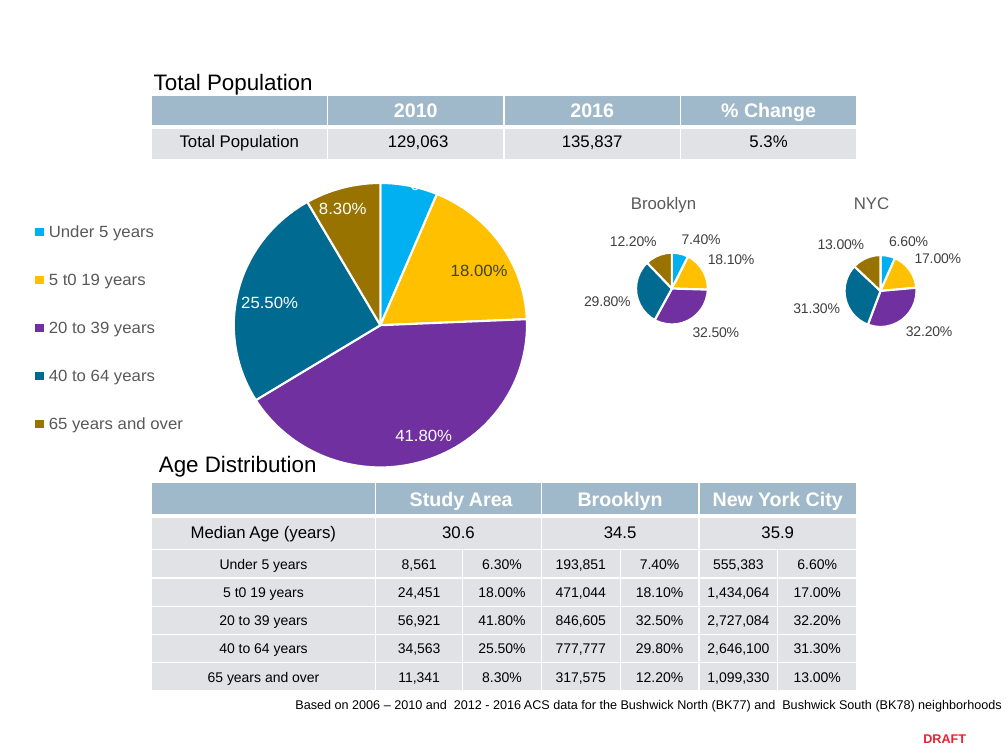
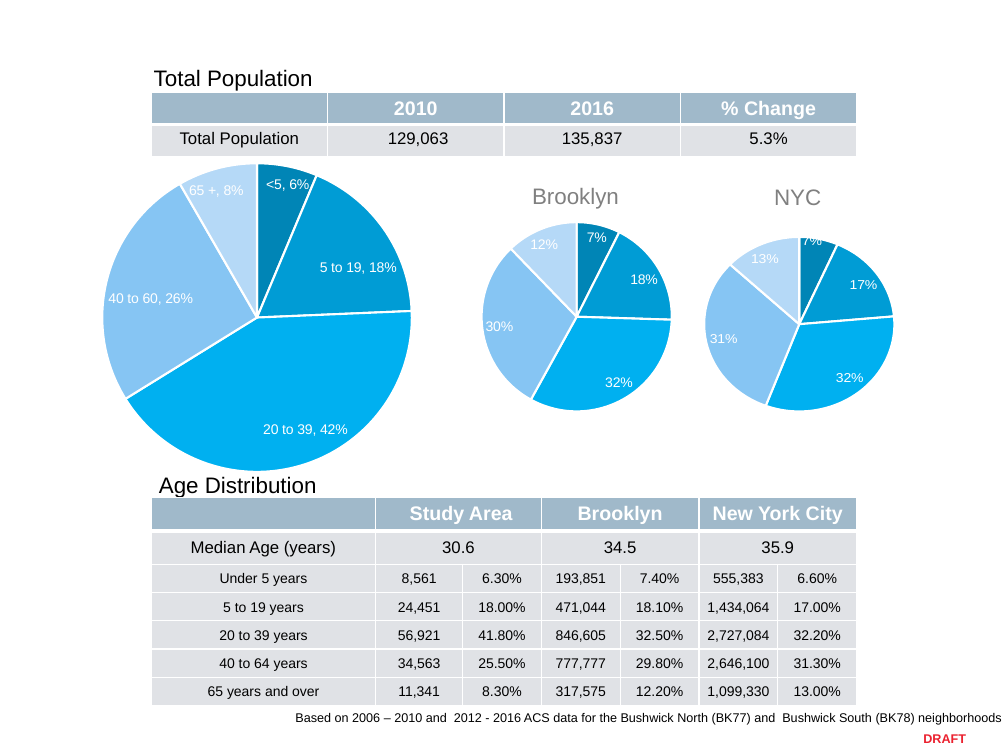
Before and after one commit to NYCPlanning/dcp-guide, a slide deck: slide 1 of demographic-profile/docs/bushwick-demographics.pptx. Drawn at 1008x756 pixels with LibreOffice and Linux fonts; fonts in the diff are those of the drawing; background and template pictures are left out. Boxes give left, top, right and bottom in pixels: in the first picture for what was removed or moved away, otherwise in the second. Text is boxed around its words. In the diff, an @@ line names an element or a change of style, - is before the commit and + after.

Commit message:
Update Bushwick slides for download

```diff
--- a/demographic-profile/docs/bushwick-demographics.pptx
+++ b/demographic-profile/docs/bushwick-demographics.pptx
@@ text "Total Population": place and size @@
-text "Total Population" at bbox=[154, 73, 313, 95]
+text "Total Population" at bbox=[154, 69, 313, 91]
@@ pie chart at bbox=[71, 158, 440, 473] @@
-categories: Under 5 years, 5 t0 19 years, 20 to 39 years, 40 to 64 years, 65 years and over
+categories: 1, 2, 3, 4, 5
-Series 1: 0.063, 0.18, 0.418, 0.255, 0.083
+Column1: 0.06, 0.18, 0.42, 0.26, 0.08
@@ data labels of Column1 changed @@
@@ colours of single points changed @@
@@ legend changed @@
@@ plot area changed @@
@@ lettering changed @@
@@ pie chart: place and size @@
-pie chart at bbox=[0, 162, 836, 604]
+pie chart at bbox=[71, 158, 440, 473]
@@ text added at bbox=[532, 188, 619, 209], 16 pt, text #808080 @@
+Brooklyn
@@ text added at bbox=[774, 189, 821, 205], 16 pt, text #808080 @@
+NYC
@@ pie chart at bbox=[462, 219, 688, 412] @@
@@ title "Brooklyn " removed @@
-Series 1: 0.074, 0.181, 0.325, 0.298, 0.122
+Series 1: 0.07, 0.18, 0.33, 0.3, 0.12
@@ data labels of Series 1 changed @@
@@ colours of single points changed @@
@@ plot area changed @@
@@ lettering changed @@
@@ pie chart: place and size @@
-pie chart at bbox=[521, 180, 806, 371]
+pie chart at bbox=[462, 219, 688, 412]
@@ pie chart at bbox=[684, 219, 911, 412] @@
@@ title "NYC " removed @@
-Series 1: 0.066, 0.17, 0.322, 0.313, 0.13
+Column1: 0.07, 0.17, 0.32, 0.31, 0.13
@@ data labels of Column1 changed @@
@@ colours of single points changed @@
@@ plot area changed @@
@@ lettering changed @@
@@ pie chart: place and size @@
-pie chart at bbox=[729, 180, 1008, 371]
+pie chart at bbox=[684, 219, 911, 412]
@@ text "Age Distribution": place and size @@
-text "Age Distribution" at bbox=[159, 455, 317, 477]
+text "Age Distribution" at bbox=[159, 476, 317, 499]
@@ table: place and size @@
-table at bbox=[151, 483, 856, 691]
+table at bbox=[151, 497, 856, 706]
@@ table at bbox=[151, 497, 856, 706] @@
-row 4, column 1: 5 t0 19 years
+row 4, column 1: 5 to 19 years
@@ text "Based on 2006 – 2010 ...": place and size @@
-text "Based on 2006 – 2010 ..." at bbox=[295, 700, 1001, 712]
+text "Based on 2006 – 2010 ..." at bbox=[295, 713, 1001, 725]
```
Also in this commit, not shown: 5 other slides changed.
